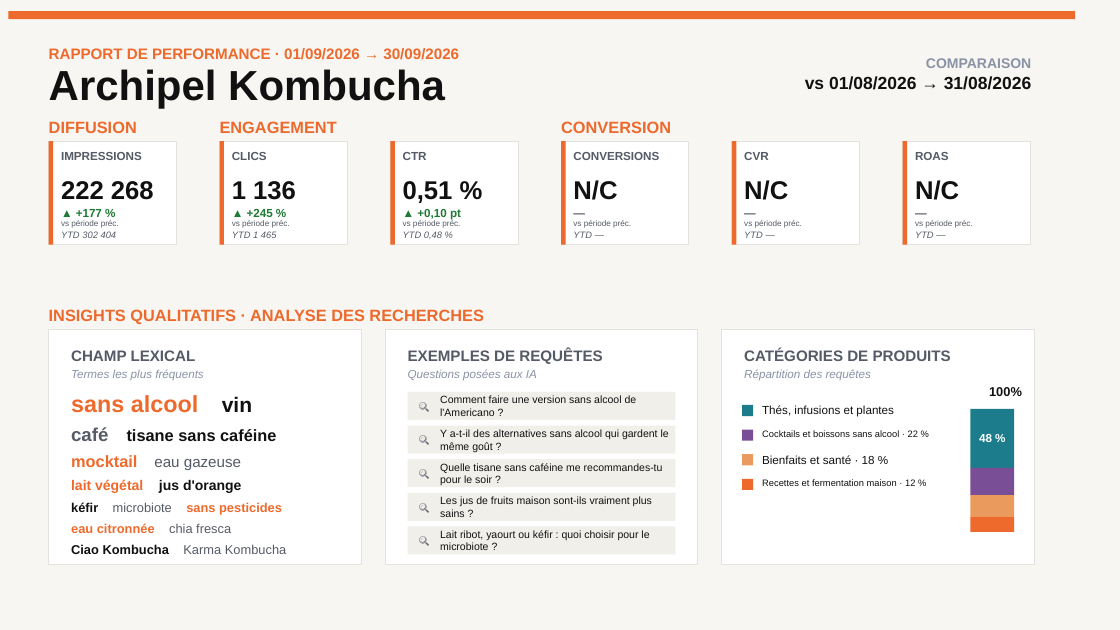
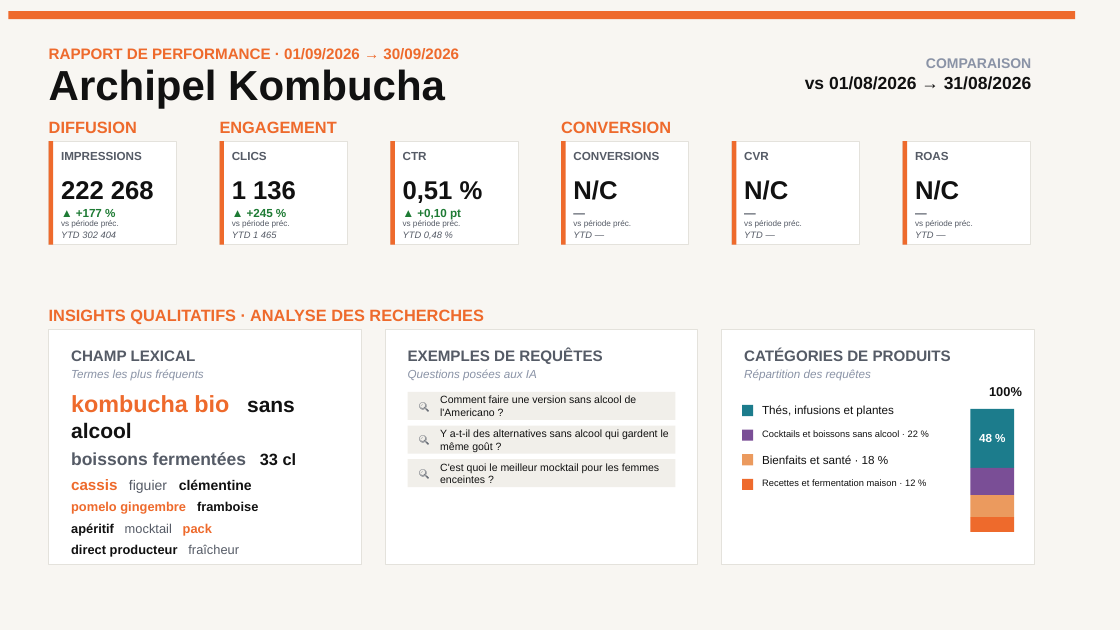
Before and after one commit to stephanemonmarson-creator/Lemrock, a slide deck: slide 3 of rapports/septembre/121026_Customer Success_Septembre 26.pptx. Drawn at 1120x630 pixels with LibreOffice and Linux fonts; fonts in the diff are those of the drawing. Boxes give left, top, right and bottom in pixels: in the first picture for what was removed or moved away, otherwise in the second. Text is boxed around its words. In the diff, an @@ line names an element or a change of style, - is before the commit and + after.

```diff
--- a/rapports/septembre/121026_Customer Success_Septembre 26.pptx
+++ b/rapports/septembre/121026_Customer Success_Septembre 26.pptx
@@ text at (x1=71, y1=395, x2=297, y2=557): text changed; text colour #EE6A2C to #111111 @@
-sans alcool vin
-café tisane sans caféine
-mocktail eau gazeuse
-lait végétal jus d'orange
-kéfir microbiote sans pesticides
-eau citronnée chia fresca
-Ciao Kombucha Karma Kombucha
+kombucha bio sans alcool
+boissons fermentées 33 cl
+cassis figuier clémentine
+pomelo gingembre framboise
+apéritif mocktail pack
+direct producteur fraîcheur
@@ text at (x1=440, y1=463, x2=659, y2=483): text changed @@
-Quelle tisane sans caféine me recommandes-tu pour le soir ?
+C'est quoi le meilleur mocktail pour les femmes enceintes ?
@@ rectangle removed at (x1=408, y1=493, x2=676, y2=521) @@
@@ text removed at (x1=419, y1=493, x2=436, y2=521) @@
-🔍
@@ text removed at (x1=440, y1=496, x2=652, y2=517) @@
-Les jus de fruits maison sont-ils vraiment plus sains ?
@@ rectangle removed at (x1=408, y1=527, x2=676, y2=555) @@
@@ text removed at (x1=419, y1=527, x2=436, y2=555) @@
-🔍
@@ text removed at (x1=440, y1=530, x2=649, y2=550) @@
-Lait ribot, yaourt ou kéfir : quoi choisir pour le microbiote ?
```
Also in this commit, not shown: 1 other slide changed, 3 other files.
